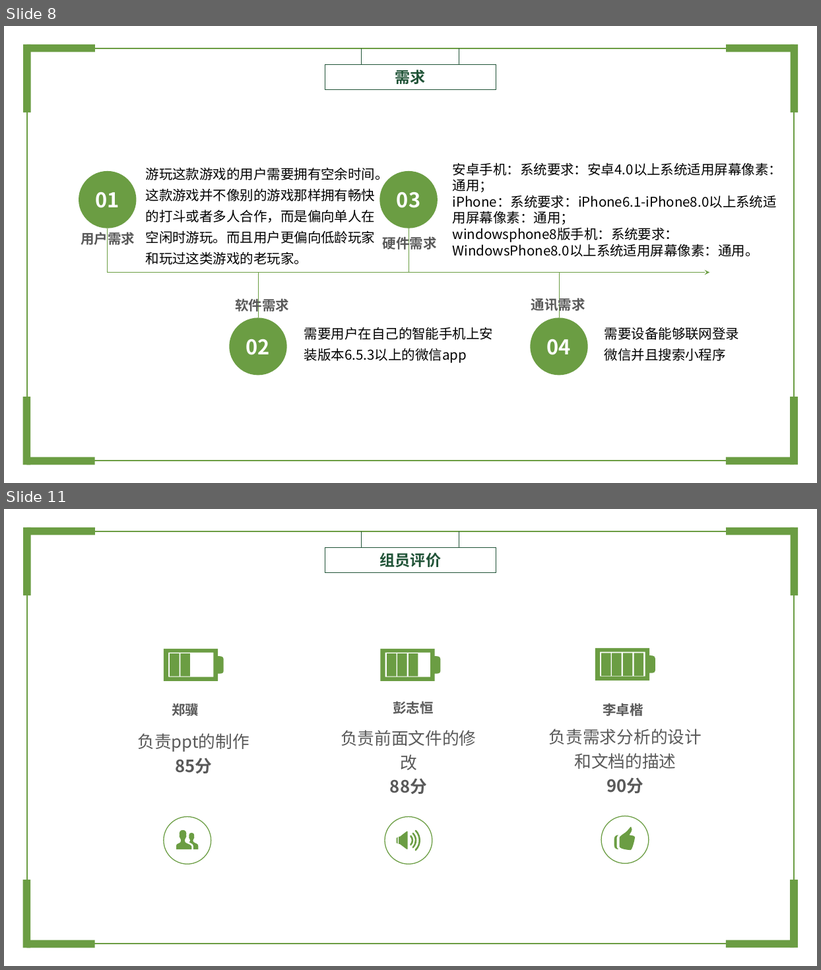
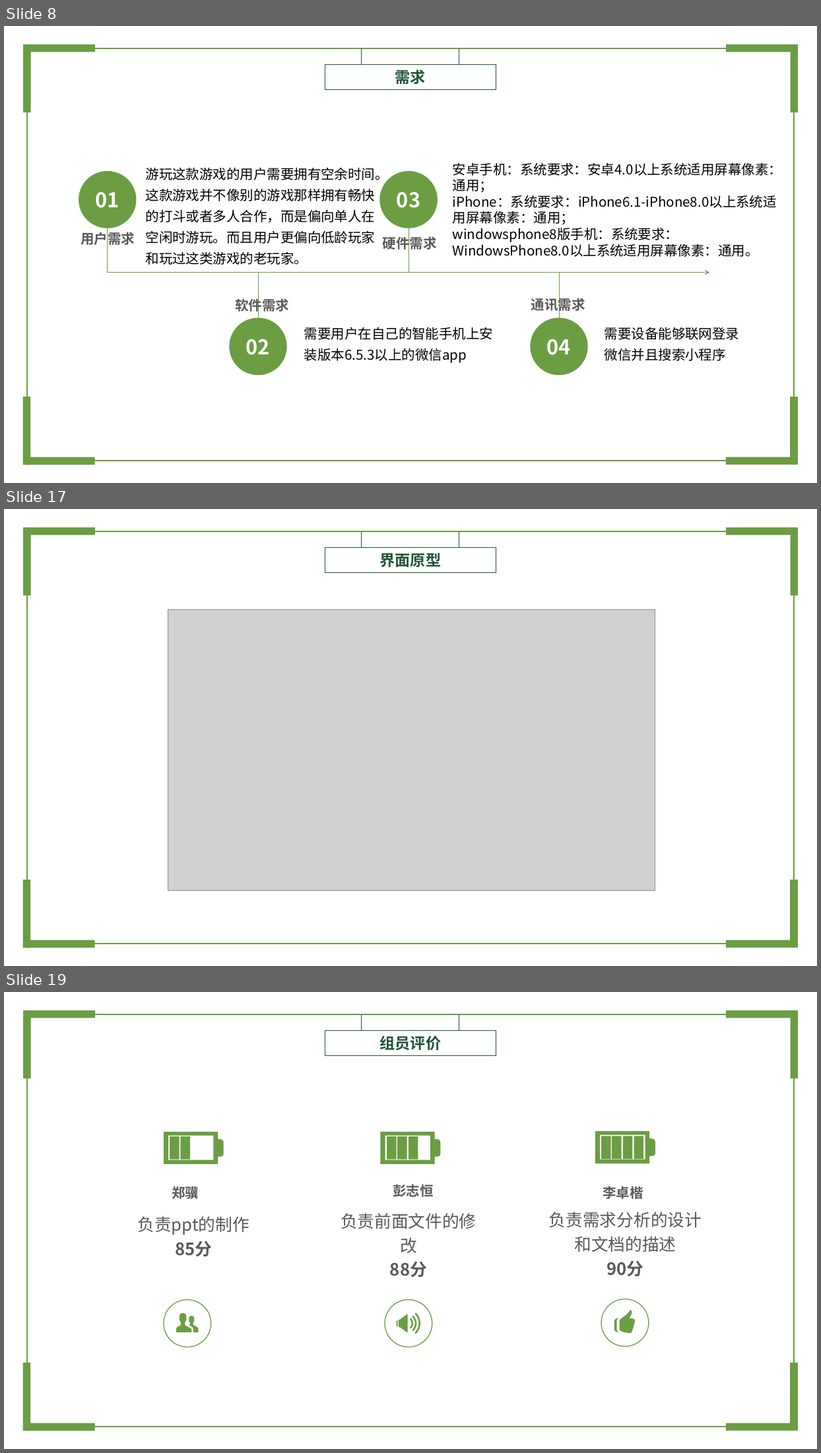
Before and after one commit to lzhokai/-, a slide deck: G13需求分析.pptx. Shown one above the other, each under a label of ours: slides 8 and 11 before the commit, slides 8, 17 and 19 after it; the slides between them are not shown. The pictures are 821x970 and 821x1453 pixels, drawn with LibreOffice and Linux fonts; fonts in the diff are those of the drawing; grey boxes stand for pictures; background and template pictures are left out. Boxes give left, top, right and bottom in pixels: in the first picture for what was removed or moved away, otherwise in the second. Text is boxed around its words. In the diff, an @@ line names an element or a change of style, - is before the commit and + after.

```diff
--- a/G13需求分析.pptx
+++ b/G13需求分析.pptx
@@ slide 17 added at [4, 509, 817, 966], background picture (left out) @@
@@ rectangle added at [24, 527, 31, 595], fill #6B9D43 @@
@@ rectangle added at [27, 527, 96, 535], fill #6B9D43 @@
@@ rectangle added at [726, 527, 795, 535], fill #6B9D43 @@
@@ rectangle added at [791, 527, 798, 595], fill #6B9D43 @@
@@ rectangle added at [27, 531, 795, 945], outline #6B9D43 1.5 pt @@
@@ rectangle added at [325, 547, 496, 572], outline #205337 1 pt, 18 pt, text #205337, bold @@
+界面原型
@@ line added from (362, 531) to (362, 548), #205337 1 pt @@
@@ line added from (459, 531) to (459, 548), #205337 1 pt @@
@@ picture added at [168, 609, 655, 891] @@
@@ rectangle added at [23, 880, 30, 948], fill #6B9D43 @@
@@ rectangle added at [791, 880, 798, 948], fill #6B9D43 @@
@@ rectangle added at [26, 941, 95, 948], fill #6B9D43 @@
@@ rectangle added at [726, 941, 795, 948], fill #6B9D43 @@
@@ what was slide 11 is now slide 19 @@
```
Also in this commit, not shown: 3 slides changed, 9 other slides added, 8 other files.
